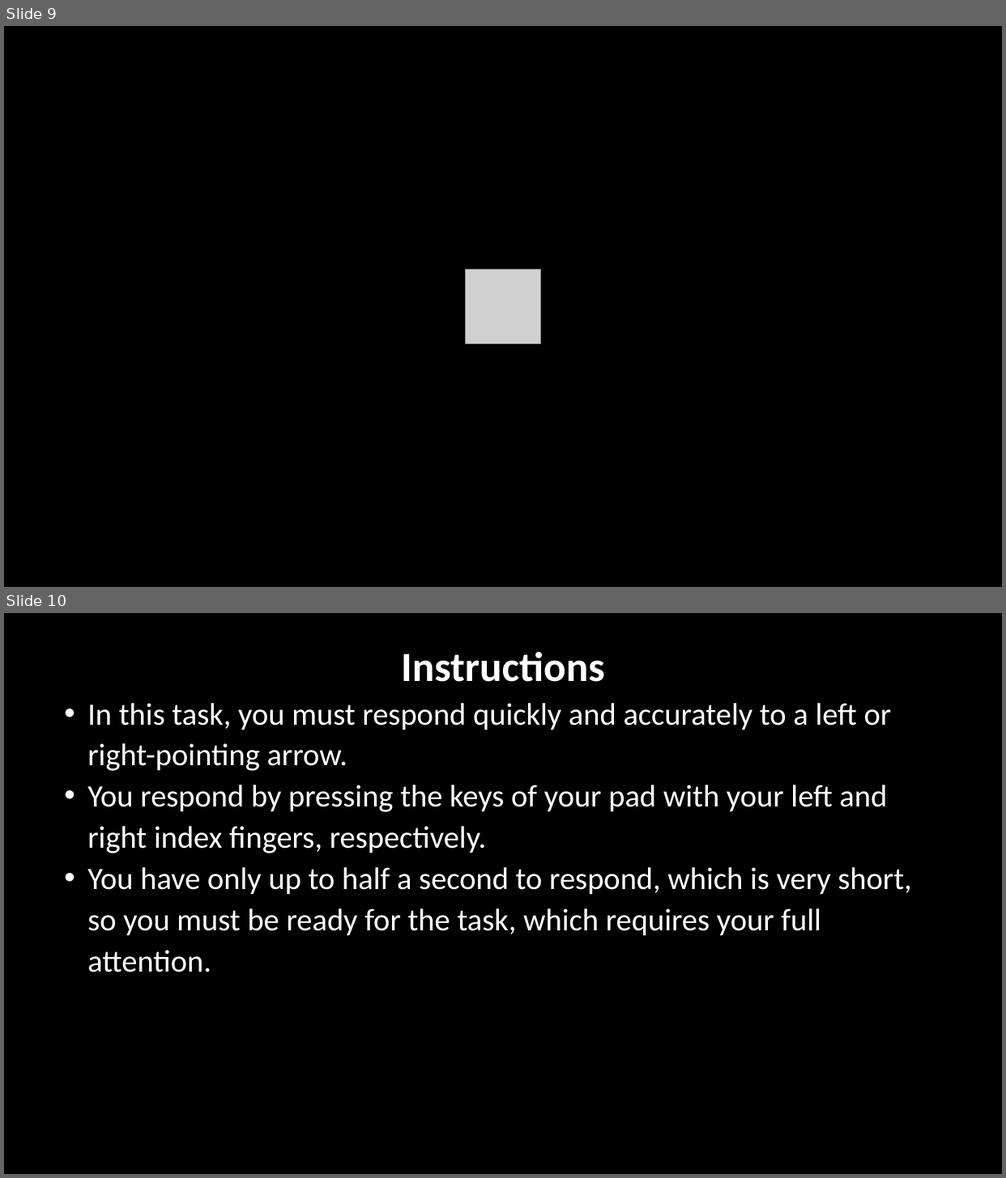
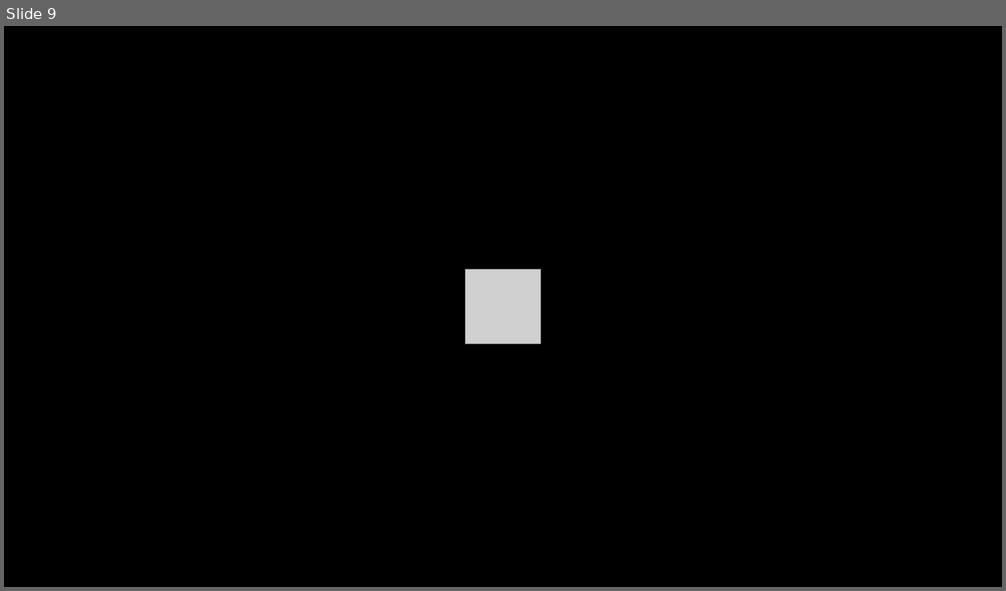
Before and after one commit to LabBench-Society/Protocols, a slide deck: stopsignal/StopSignalImages.pptx. Shown one above the other, each under a label of ours: slides 9 and 10 before the commit, slide 9 after it. The pictures are 1006x1178 and 1006x591 pixels, drawn with LibreOffice and Linux fonts; fonts in the diff are those of the drawing; grey boxes stand for pictures. Boxes give left, top, right and bottom in pixels: in the first picture for what was removed or moved away, otherwise in the second. Text is boxed around its words. In the diff, an @@ line names an element or a change of style, - is before the commit and + after.

Commit message:
Removed unused slide from the StopSignalImages

```diff
--- a/stopsignal/StopSignalImages.pptx
+++ b/stopsignal/StopSignalImages.pptx
@@ slide 10 removed at [4, 613, 1002, 1174], background #000000 @@
@@ text removed at [87, 652, 911, 973] @@
-Instructions
-• In this task, you must respond quickly and accurately to a left or right-pointing arrow.
-• You respond by pressing the keys of your pad with your left and right index fingers, respectively.
-• You have only up to half a second to respond, which is very short, so you must be ready for the task, which requires your full attention.
```
Also in this commit, not shown: 3 other files.
